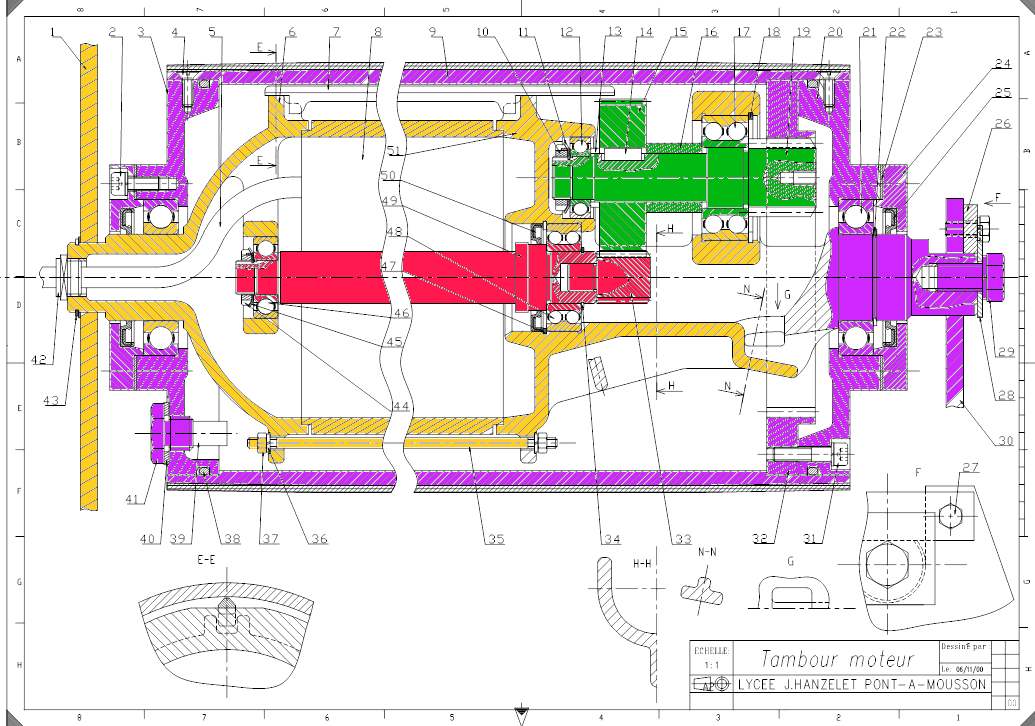
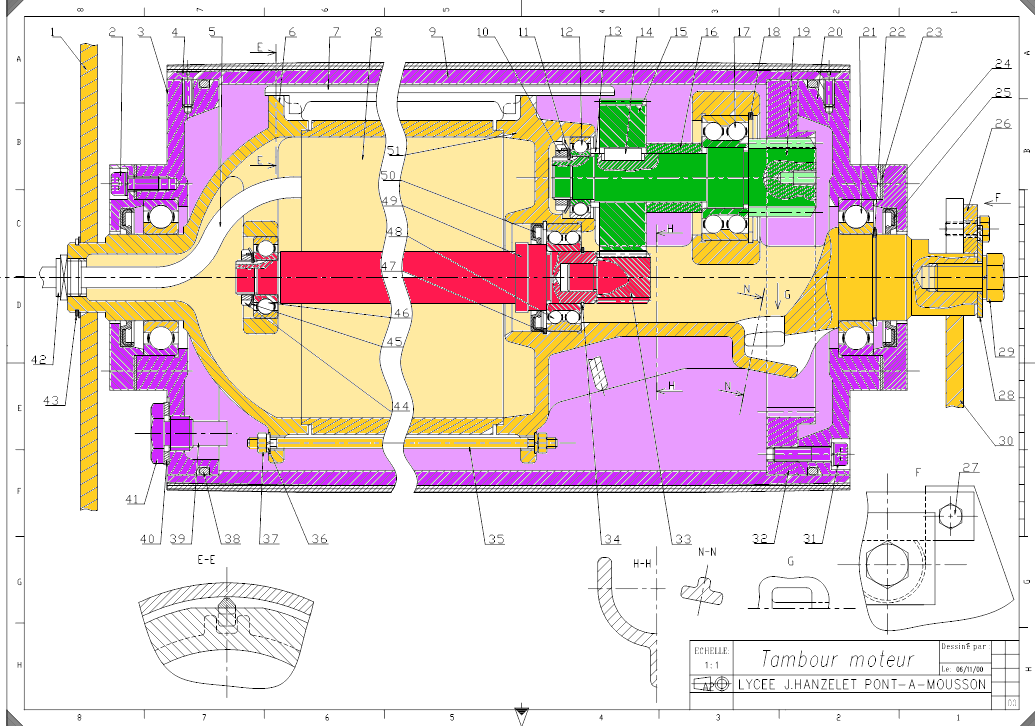
Comparing the layer stacks of the two w=1035, h=726 images. Changes:
painted on "Bati" over <box>87,116,1003,462</box>
painted on "Copie de fig01_col.png" over <box>112,70,1003,470</box>
painted on "Copie de fig01_col.png #2" over <box>749,140,815,216</box>
